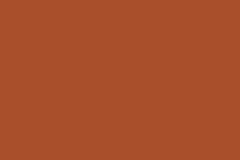
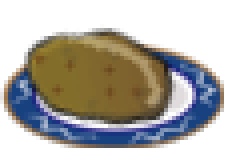
The second (240, 160) image is a revision of the first. Changes to its layers:
removed layer "Background" over (x1=0, y1=0, x2=240, y2=160)
added layer "Layer #1" (multiply, 46%) above "Layer" over (x1=32, y1=52, x2=144, y2=100)
added layer "Layer" (soft light) above "nicubunu_Potato.png copy" over (x1=48, y1=24, x2=164, y2=108)
added layer "nicubunu_Potato.png copy" above "Gerald_G_Fast_Food_Dishes_(FF_Menu).png copy" over (x1=20, y1=24, x2=176, y2=128)
added layer "Gerald_G_Fast_Food_Dishes_(FF_Menu).png copy" over (x1=0, y1=40, x2=224, y2=148)
